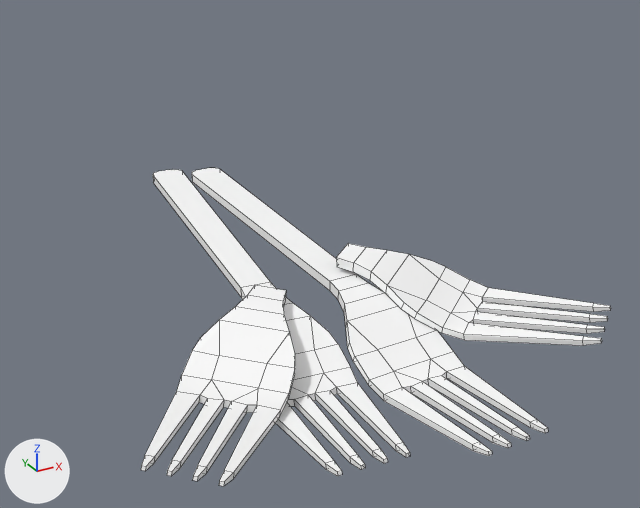
The FBX model Assets/Art/Models/RC_Car/Bumper/Bumper_UPG4_Model.fbx as it was, and as the next commit left it.
One viewpoint serves both versions: a 50 mm lens placed at (-2.34, -7.15, 2.82), pointed at (0.18, -2.56, 0.53). The axes (+X, +Y, +Z) are drawn at lower left. The lights are the same throughout. Mesh edges are drawn as thin lines.

Names of what the first picture shows: 'Bumper_UPG4_Model'.
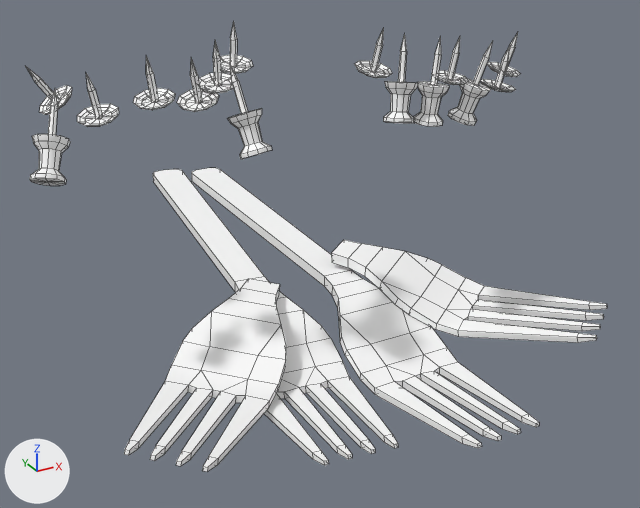
ob_bumper is not drawn itself; it is the parent of ob_bumper_upg4_model.

Changed parts and their boxes [x1, y1, x2, y2] in the pictures (640 x 508 px; the box of a moved part takes in the faces that stretch with it):
'Bumper_UPG4_Model', reshaped, turned, moved
    before: [141, 168, 611, 486]
    after: [26, 22, 607, 472]
part 1 of me_mesh, moved or reshaped
    before: [141, 285, 295, 486]
    after: [124, 279, 286, 472]
part 2 of me_mesh, moved or reshaped
    before: [153, 169, 410, 476]
    after: [153, 169, 398, 465]
part 3 of me_mesh, moved or reshaped
    before: [192, 168, 548, 456]
    after: [192, 168, 539, 448]
part 4 of me_mesh, moved or reshaped
    before: [336, 243, 611, 346]
    after: [331, 240, 607, 343]
part 5 of me_mesh, added
    after: [26, 22, 272, 186]
part 6 of me_mesh, added
    after: [355, 28, 520, 127]

The change, as a list of edits to the scene's bpy script:
```text
Change me_mesh:
    used by ob_bumper_upg4_model
    remove me_mesh.from_pydata(...)  # 360 vertices, 342 faces; spans x -150.0..157.0, y 5.0..51.0, z 9.0..432.0
    add me_mesh.from_pydata(...)  # 1255 vertices, 1342 faces; spans x -159.0..159.0, y -102.0..102.0, z -212.0..212.0
    me_mesh part 1: the loose piece of 84 vertices spanning x -150.0..-14.0, y 14.0..43.0, z 249.0..401.0 is moved by (2.0, -108.0, -221.0)
    me_mesh part 2: the loose piece of 96 vertices spanning x -64.0..14.0, y 5.0..41.0, z 9.0..412.0 is moved by (2.0, -108.0, -221.0)
    me_mesh part 3: the loose piece of 96 vertices spanning x -1.0..61.0, y 6.0..44.0, z 30.0..432.0 is moved by (2.0, -108.0, -221.0)
    me_mesh part 4: the loose piece of 84 vertices spanning x 29.0..157.0, y 17.0..51.0, z 238.0..395.0 is moved by (2.0, -108.0, -221.0)
    me_mesh part 5: 464 vertices added at x -159.0..-37.0, y 31.0..102.0, z 22.0..113.0
    me_mesh part 6: 431 vertices added at x 14.0..129.0, y 40.0..96.0, z 73.0..116.0
Change ob_bumper:
    ob_bumper.rotation_euler: (1.588, -0.0175, 0.0175) -> (1.571, 0.0, 0.0)  # degrees (91, -1, 1) -> degrees (90, 0, 0)
Change ob_bumper_upg4_model:
    ob_bumper_upg4_model.location: (0.0, 0.0, 0.0) -> (-2.389, 107.6, 220.7)
```
